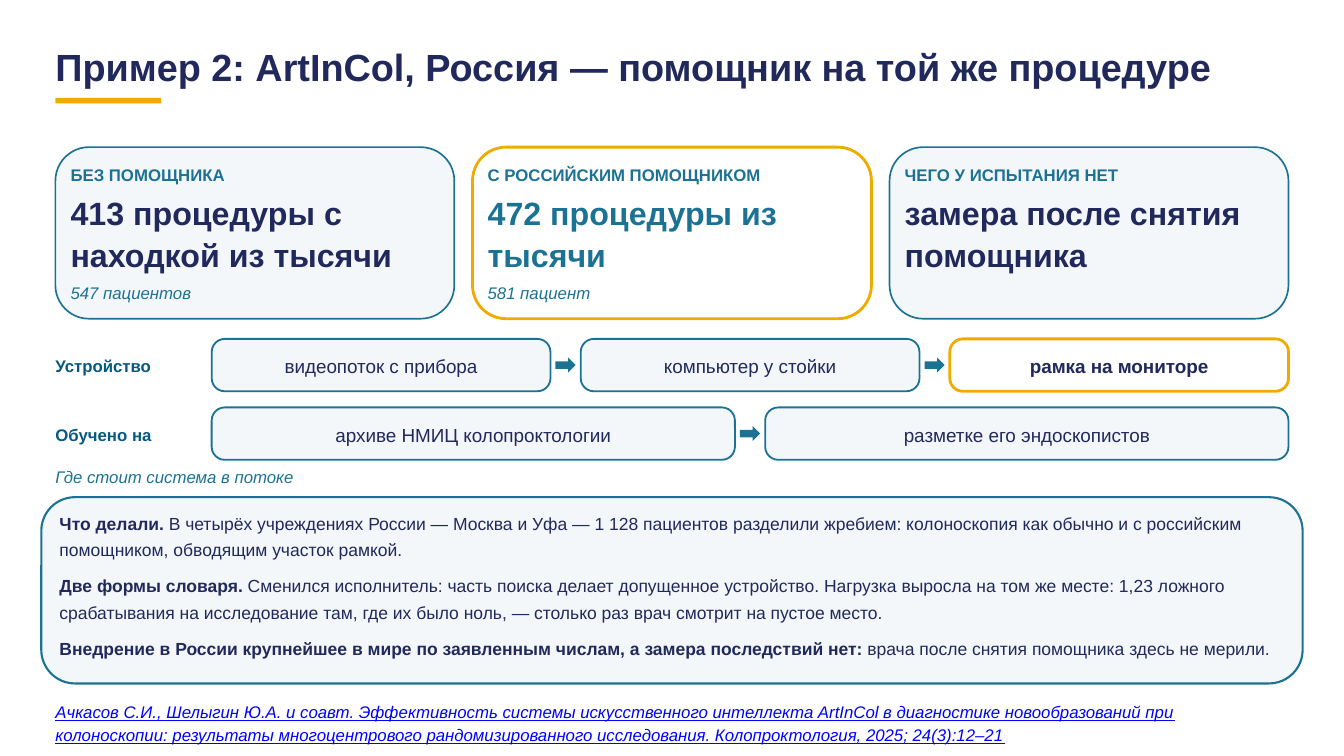
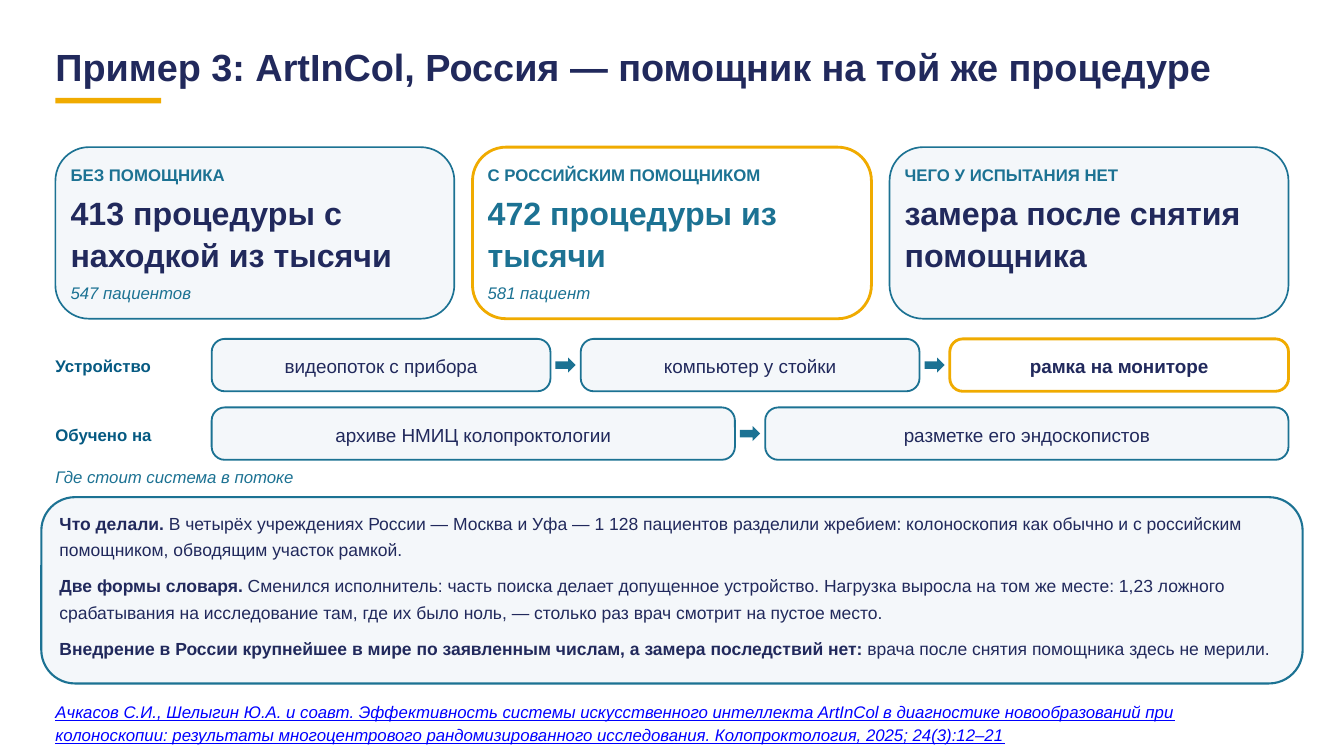
Before and after one commit to tellina-study/AI-usage-lessons, a slide deck: slide 77 of library/lectures/lec-07/rework/deck/lec-07-karkas.pptx (slide 79 before the commit). Drawn at 1344x756 pixels with LibreOffice and Linux fonts; fonts in the diff are those of the drawing. Boxes give left, top, right and bottom in pixels: in the first picture for what was removed or moved away, otherwise in the second. Text is boxed around its words. In the diff, an @@ line names an element or a change of style, - is before the commit and + after.

```diff
--- a/library/lectures/lec-07/rework/deck/lec-07-karkas.pptx
+++ b/library/lectures/lec-07/rework/deck/lec-07-karkas.pptx
@@ text at <box>55,53,1211,89</box>: text changed @@
-Пример 2: ArtInCol, Россия — помощник на той же процедуре
+Пример 3: ArtInCol, Россия — помощник на той же процедуре
```
Also in this commit, not shown: 10 other slides changed, 2 slides added, 8 slides removed, 39 other files.
